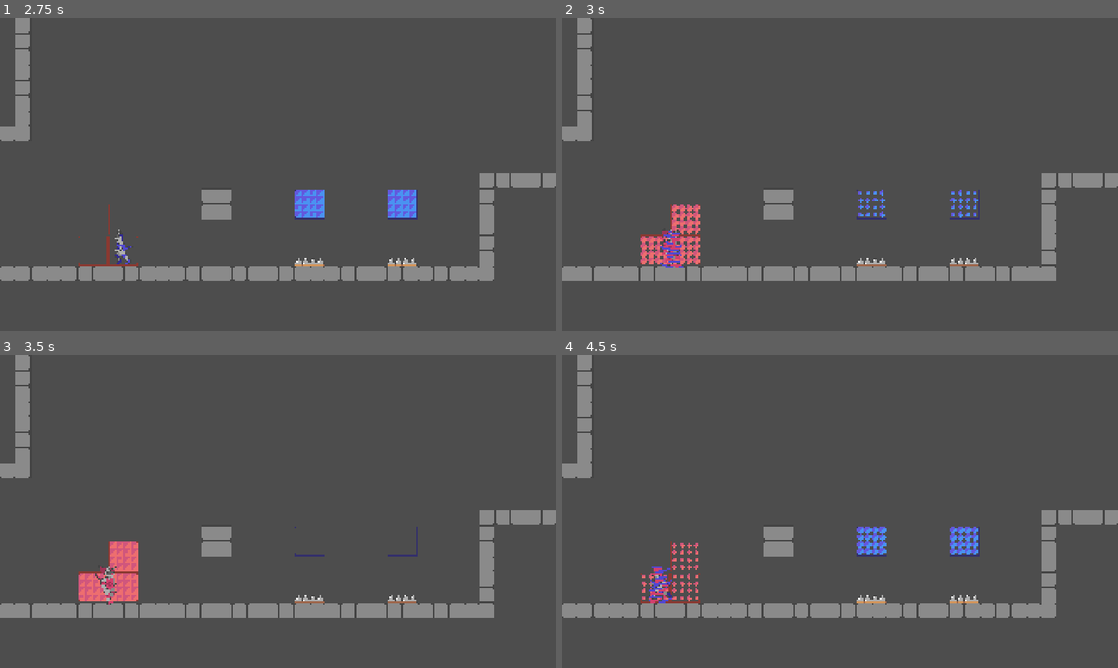
Above: before the commit, frames 1-4 (two rows, left to right).
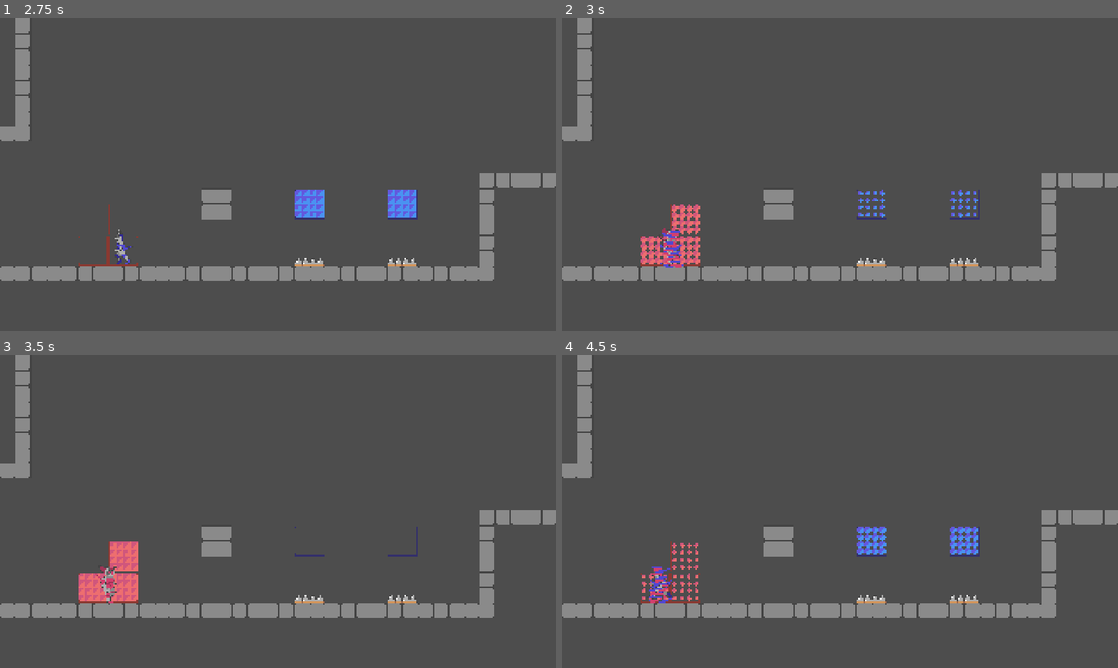
Above: after the commit, the same moments.

Repository: MatheoBrassart/The-Adventure-of-Beep-n-Boo-p
Game: Godot game, scene res://scenes/levels/atelier/atelier_b_2.tscn
Same seed, same stepped clock (60 frames per second), same inputs: the game is played once before the commit and once after it. This scene is started directly instead of the project's main scene. The engine's default icon, where the game draws it, is replaced by a stand-in: a white triangle on a blue panel in a dark square.
Inputs:
- Up to frame 1 (2.75 s): tap Enter at 0.5 s; hold D (move_right) 0.53-2.03 s; tap Space (jump) at 0.6, 0.77, 1.07, 1.52, 1.55, 1.82, 2.1 s; tap Shift (switch_character) at 1.35 s; hold A (move_left) from 2.03 s (still down)
- Up to frame 2 (3 s): release A (move_left) at 2.78 s; hold D (move_right) from 2.78 s (still down); tap Shift (switch_character) at 2.85 s
- Up to frame 3 (3.5 s): keep holding D (move_right); tap Space (jump) at 3.02, 3.05, 3.32 s
- Up to frame 4 (4.5 s): tap Space (jump) at 3.5, 3.6, 3.77, 4.07 s; tap Enter at 4.25 s; release D (move_right) at 4.28 s; hold A (move_left) from 4.28 s (still down); tap Shift (switch_character) at 4.35 s

Frame 1 is identical in both runs. In frame 2, 0.5% of the frame differs, in the area x 0-89%, y 0-84%; in frame 3, 0.5%; in frame 4, nothing differs.

Commit message:
Coyote time and Jump buffer

Diff:
--- a/the-adventure-of-beep-n'-boop/scenes/levels/atelier/atelier_b_2.tscn
+++ b/the-adventure-of-beep-n'-boop/scenes/levels/atelier/atelier_b_2.tscn
@@ -5,7 +5,6 @@
 [ext_resource type="PackedScene" uid="uid://dk0vp307e0hmr" path="res://scenes/level design elements/level_switcher.tscn" id="2_ft7ly"]
 [ext_resource type="PackedScene" uid="uid://c5nxliw2rxo51" path="res://scenes/level design elements/bloc_normal.tscn" id="3_ft7ly"]
 [ext_resource type="PackedScene" uid="uid://cbx1ueo2fg2le" path="res://scenes/level design elements/pics_normal.tscn" id="4_cuv8e"]
-
 
 [sub_resource type="TileSetScenesCollectionSource" id="TileSetScenesCollectionSource_cwqxc"]
 scenes/1/scene = ExtResource("3_ft7ly")
--- a/the-adventure-of-beep-n'-boop/scenes/levels/atelier/atelier_b_9.tscn
+++ b/the-adventure-of-beep-n'-boop/scenes/levels/atelier/atelier_b_9.tscn
@@ -466,14 +466,6 @@
 [node name="PicsChange37" parent="Level elements" instance=ExtResource("5_2camj")]
 position = Vector2(960, -480)
 
-[node name="PicsChange22" parent="Level elements" instance=ExtResource("5_2camj")]
-position = Vector2(768, -608)
-rotation = 3.1415927
-
-[node name="PicsChange23" parent="Level elements" instance=ExtResource("5_2camj")]
-position = Vector2(704, -608)
-rotation = 3.1415927
-
 [node name="PicsChange26" parent="Level elements" instance=ExtResource("5_2camj")]
 position = Vector2(192, -480)
 
@@ -518,14 +510,6 @@
 [node name="PicsChange36" parent="Level elements" instance=ExtResource("5_2camj")]
 position = Vector2(64, -480)
 
-[node name="PicsChange29" parent="Level elements" instance=ExtResource("5_2camj")]
-position = Vector2(448, -608)
-rotation = 3.1415927
-
-[node name="PicsChange30" parent="Level elements" instance=ExtResource("5_2camj")]
-position = Vector2(384, -608)
-rotation = 3.1415927
-
 [node name="PicsChange9" parent="Level elements" instance=ExtResource("5_2camj")]
 position = Vector2(768, 32)
 
--- a/the-adventure-of-beep-n'-boop/scenes/others/player.tscn
+++ b/the-adventure-of-beep-n'-boop/scenes/others/player.tscn
@@ -436,7 +436,7 @@
 }]
 
 [sub_resource type="RectangleShape2D" id="RectangleShape2D_qhqgy"]
-size = Vector2(2.2, 7.3)
+size = Vector2(2.2, 7.1)
 
 [node name="Player" type="CharacterBody2D" groups=["Player"]]
 z_index = 5
@@ -457,6 +457,16 @@
 animation = &"active"
 
 [node name="CollisionShape2D" type="CollisionShape2D" parent="."]
-position = Vector2(2.38419e-07, 13.5)
+position = Vector2(2.38419e-07, 14.500002)
 scale = Vector2(10, 10)
 shape = SubResource("RectangleShape2D_qhqgy")
+
+[node name="CoyoteTimer" type="Timer" parent="."]
+wait_time = 0.1
+one_shot = true
+
+[node name="JumpBufferTimer" type="Timer" parent="."]
+wait_time = 0.1
+one_shot = true
+
+[connection signal="timeout" from="CoyoteTimer" to="." method="_on_coyote_time_timeout"]
--- a/the-adventure-of-beep-n'-boop/scripts/player.gd
+++ b/the-adventure-of-beep-n'-boop/scripts/player.gd
@@ -1,6 +1,9 @@
 extends CharacterBody2D
 
 class_name Player
+
+@onready var coyote_timer: Timer = $CoyoteTimer
+@onready var jump_buffer_timer: Timer = $JumpBufferTimer
 
 # Base movement stats
 var MAX_SPEED = 300.0
@@ -74,8 +77,12 @@
 		return
 
 	# Handle jump
-	if Input.is_action_just_pressed("jump") and is_on_floor():
+	if Input.is_action_just_pressed("jump"):
+		jump_buffer_timer.start()
+
+	if (is_on_floor() || !coyote_timer.is_stopped()) and !jump_buffer_timer.is_stopped():
 		velocity.y = JUMP_VELOCITY
+		coyote_timer.stop()
 
 	# Handle direction changes related to the player's current velocity
 	if Input.is_action_just_pressed("move_right"):
@@ -84,9 +91,14 @@
 	if Input.is_action_just_pressed("move_left"):
 		DECCELERATION_DIRECTION = -1
 
+	var was_on_floor = is_on_floor()
+
 	# Handle left/right inputs and movement
 	handle_input()
 	move_and_slide()
+
+	if was_on_floor and !is_on_floor() and !Input.is_action_just_pressed("jump"):
+		coyote_timer.start()
 
 	#Flip the sprite
 	if direction > 0:
Not shown, changed: the-adventure-of-beep-n'-boop/export_presets.cfg
